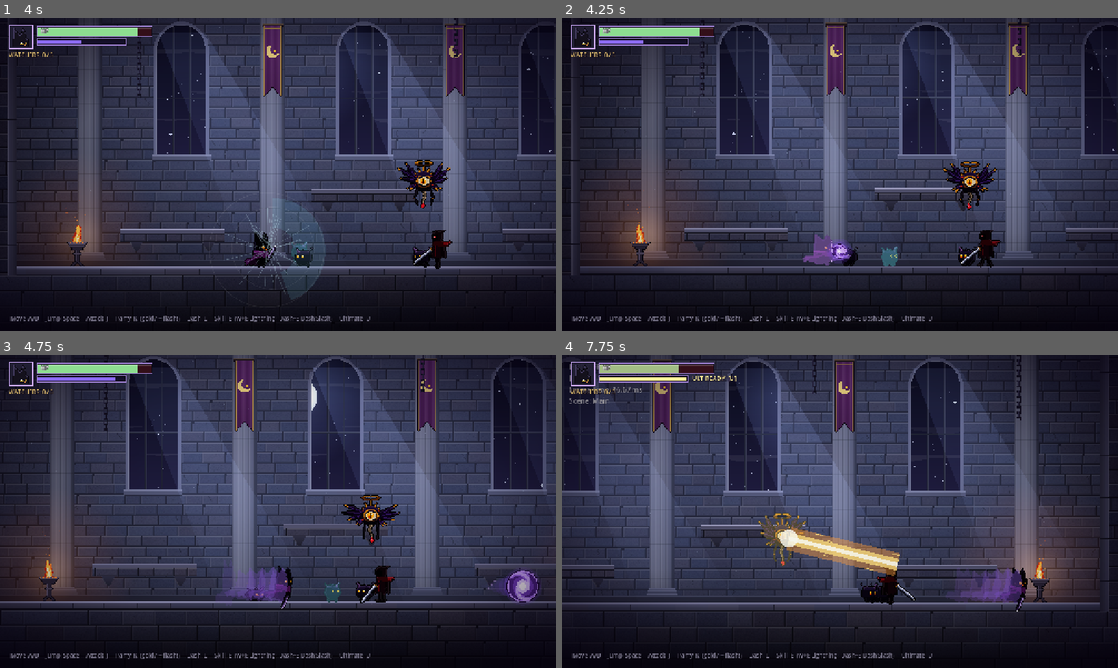
Above: before the commit, frames 1-4 (two rows, left to right).
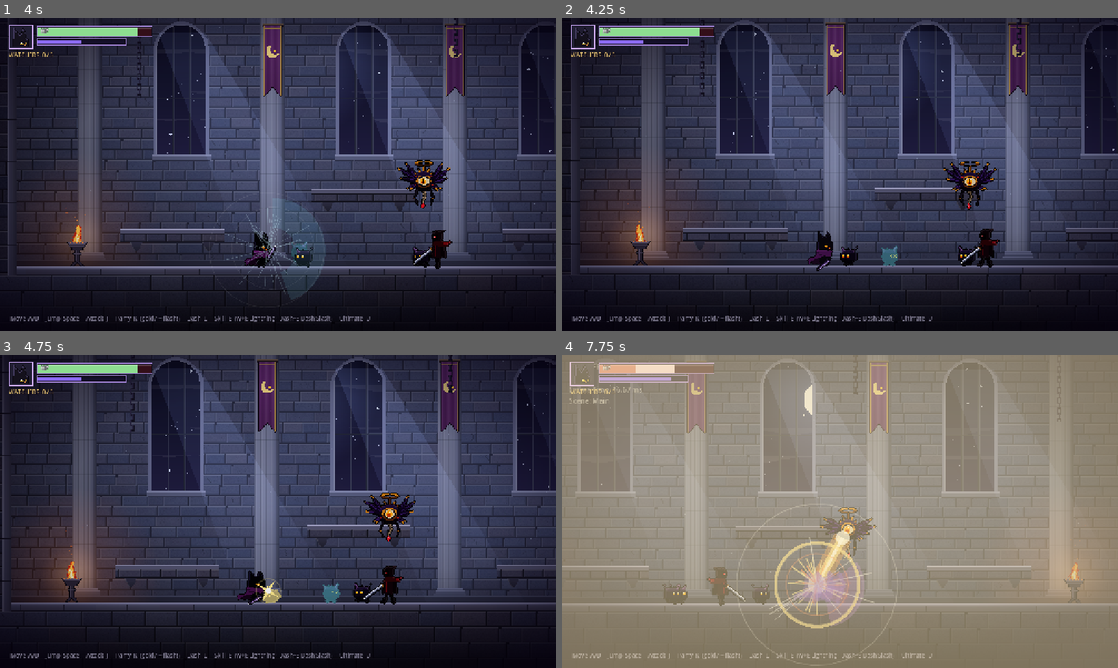
Above: after the commit, the same moments.

Repository: yunjeonghwan01-max/Vibe_voider
Game: Godot game, scene res://app/main.tscn
The game is run twice, just before and just after one commit, with the same random seed, the same clock (stepped at 60 frames per second) and the same inputs. Sound files missing from this copy of the repository are replaced by a short silence.
Inputs (mouse positions are in pixels of both pictures, inside the frame that each line leads up to):
- Up to frame 1 (4 s): tap Enter at 0.5 s; move the mouse to (250, 237) at 0.52 s; hold Up (player_move_up) 0.53-2.03 s; tap L (player_dash) at 0.6, 1.55, 2.85 s; click (250, 237) at 0.67 s; tap Space (player_jump) at 0.77, 1.52, 3.02, 3.77 s; tap K (player_parry) at 0.8, 1.35, 2.3, 3.6 s; move the mouse to (444, 221) at 1.27 s; move the mouse to (111, 127) at 2.02 s; hold Left (player_move_left) 2.03-3.53 s; tap J (player_attack) at 2.1 s; move the mouse to (305, 174) at 2.77 s; click (305, 174) at 2.92 s; move the mouse to (194, 96) at 3.52 s; hold Down (player_move_down) from 3.53 s (still down)
- Up to frame 2 (4.25 s): keep holding Down (player_move_down); tap E (player_skill) at 4.15 s
- Up to frame 3 (4.75 s): move the mouse to (400, 495) at 4.27 s; release Down (player_move_down) at 4.28 s; hold Right (player_move_right) from 4.28 s (still down); tap U (player_ultimate) at 4.35 s; tap Space (player_jump) at 4.52 s; tap L (player_dash) at 4.55 s
- Up to frame 4 (7.75 s): move the mouse to (728, 527) at 5.02 s; release Right (player_move_right) at 5.03 s; hold Up (player_move_up) 5.03-5.78 s; tap 1 at 5.1 s; click (728, 527) at 5.17 s; tap K (player_parry) at 5.3, 6.8 s; move the mouse to (895, 442) at 5.77 s; hold Right (player_move_right) from 5.78 s (still down); tap 9 at 5.85 s; tap Space (player_jump) at 6.02, 6.77, 7.52 s; tap L (player_dash) at 6.05, 7.55 s; move the mouse to (812, 574) at 6.52 s; tap 2 at 6.6 s; move the mouse to (1006, 558) at 7.27 s; tap 0 at 7.35 s; click (1006, 558) at 7.42 s

Frame 1 is identical in both runs. In frame 2, 5.6% of the frame differs, in the area x 0-100%, y 0-93%; in frame 3, 36%; in frame 4, 100%, in the area x 0-100%, y 0-100%.

Commit message:
Add Rising Slash skill (down + skill): crouch, circular sweep, launch upward
Co-Authored-By: Claude Opus 5.5 <noreply@anthropic.com>

Diff:
--- /dev/null
+++ b/actors/player/abilities/rising_slash/rising_slash_ability.gd
@@ -0,0 +1,96 @@
+class_name RisingSlashAbility
+extends Node2D
+
+## 승천 참격 — 아래(S/↓)를 누른 채 E. 자세를 낮춰 잠깐 모았다가, 몸 주위 원을
+## 뒤쪽 아래 → 머리 위 → 앞쪽 아래 (공중이면 → 발밑까지) 한 번에 베고, 그 반동으로 위로 튀어 오른다.
+## 이 노드는 쿨다운, 원형 판정(Hitbox) on/off, 베는 궤적 그리기를 맡는다.
+## 자세(웅크림/체공/튀어오름)는 Player 상태 머신(Action.RISING_SLASH)이 정한다.
+## 튀어 오르는 동안에는 판정이 없다 — 몸으로 적을 쳐도 피해가 없다.
+
+signal hit_landed(hurtbox: HurtboxComponent)
+
+const START_DEG := 135.0                      # 뒤쪽 아래 (오른쪽을 볼 때 기준, 0 = 정면, + = 아래)
+const END_GROUND_DEG := 405.0                 # 머리 위를 지나 앞쪽 아래
+const END_AIR_DEG := 450.0                    # 공중이면 발밑까지
+const FADE_TIME := 0.22
+const COLOR_EDGE := Color(1.0, 0.95, 1.0, 1.0)
+const COLOR_GLOW := Color(0.72, 0.5, 1.0, 1.0)
+
+@export var cooldown: float = 3.0
+@export var damage: int = 20                  # 평타 1타(10)의 2배
+@export var knockback: float = 260.0
+@export var radius: float = 120.0             # 베는 원의 반지름 (판정 = 그리기)
+@export var sweep_time: float = 0.12          # 원을 베는 데 걸리는 시간
+
+@onready var hitbox: HitboxComponent = $Hitbox
+
+var _cd: float = 0.0
+var _dir: float = 1.0
+var _end_deg: float = END_GROUND_DEG
+var _t: float = -1.0                          # 베기 경과 시간 (< 0 = 그리지 않음)
+
+
+func _ready() -> void:
+	(($Hitbox/CollisionShape2D as CollisionShape2D).shape as CircleShape2D).radius = radius
+	hitbox.monitoring = false
+	hitbox.apply_on_contact = true
+	hitbox.hit_landed.connect(hit_landed.emit)
+
+
+func _physics_process(delta: float) -> void:
+	_cd = maxf(_cd - delta, 0.0)
+	if _t >= 0.0:
+		_t += delta
+		if _t >= sweep_time:
+			hitbox.monitoring = false
+		if _t >= sweep_time + FADE_TIME:
+			_t = -1.0
+		queue_redraw()
+
+
+func can_use() -> bool:
+	return _cd <= 0.0
+
+
+## 쿨다운은 시전 순간에 건다 — 웅크리는 동안 맞아서 끊겨도 쿨다운은 돈다.
+func start_cooldown() -> void:
+	_cd = cooldown
+
+
+func sweep(caster: Node2D, dir: float, airborne: bool) -> void:
+	_dir = dir
+	_end_deg = END_AIR_DEG if airborne else END_GROUND_DEG
+	_t = 0.0
+	hitbox.source = caster
+	hitbox.reset_hits()
+	hitbox.damage = damage
+	hitbox.knockback_force = knockback
+	hitbox.knockback_direction = Vector2(dir * 0.5, -1.0).normalized()
+	hitbox.monitoring = true
+	queue_redraw()
+
+
+func cancel() -> void:
+	hitbox.monitoring = false
+
+
+## 검 각도(오른쪽 기준) → 화면 각도. 왼쪽을 보면 좌우를 뒤집는다.
+func _screen_rad(deg: float) -> float:
+	return deg_to_rad(deg if _dir > 0.0 else 180.0 - deg)
+
+
+func _draw() -> void:
+	if _t < 0.0:
+		return
+	var u := clampf(_t / sweep_time, 0.0, 1.0)
+	var head := lerpf(START_DEG, _end_deg, 1.0 - pow(1.0 - u, 2.0))
+	var fade := 1.0 - clampf((_t - sweep_time) / FADE_TIME, 0.0, 1.0)
+	var c := hitbox.position
+	var a0 := _screen_rad(START_DEG)
+	var a1 := _screen_rad(head)
+	# 바깥 광채 → 두꺼운 칼빛 → 가는 흰 날
+	draw_arc(c, radius - 6.0, a0, a1, 40, Color(COLOR_GLOW, 0.25 * fade), 34.0 * fade + 4.0)
+	draw_arc(c, radius - 4.0, a0, a1, 40, Color(COLOR_GLOW, 0.7 * fade), 14.0 * fade + 2.0)
+	draw_arc(c, radius, a0, a1, 40, Color(COLOR_EDGE, fade), 3.0)
+	if u < 1.0:
+		draw_circle(c + Vector2.from_angle(a1) * radius, 9.0, Color(COLOR_EDGE, 0.9))
--- a/actors/player/player.gd
+++ b/actors/player/player.gd
@@ -26,7 +26,7 @@
 signal ultimate_ready_changed(is_ready: bool)
 signal died
 
-enum Action { NONE, ATTACK, PARRY, DASH, SKILL, DASH_SLASH, LIGHTNING, ULTIMATE, HURT, DEAD }
+enum Action { NONE, ATTACK, PARRY, DASH, SKILL, DASH_SLASH, LIGHTNING, RISING_SLASH, ULTIMATE, HURT, DEAD }
 
 # ─────────────────────────── 이동 튜닝 ───────────────────────────
 @export_group("Movement")
@@ -91,6 +91,11 @@
 @export_group("Lightning")
 @export var lightning_recovery: float = 0.2      # 번개가 꽂힌 뒤에도 이만큼 이동 불가 (도달 전에는 공중이면 떠 있다)
 
+@export_group("Rising Slash")
+@export var rising_windup: float = 1.0           # 자세를 낮추고 모으는 시간 (이동 불가, 공중이면 떠 있다)
+@export var rising_launch_velocity: float = -820.0
+@export var rising_bump_fall_speed: float = 320.0  # 튀어 오르다 적 몸에 부딪히면 이 속도로 떨어진다
+
 @export_group("Ultimate")
 @export var ultimate_max: float = 100.0
 @export var ult_charge_on_parry: float = 34.0
@@ -117,6 +122,7 @@
 @onready var void_orb: VoidOrbAbility = $Combat/VoidOrb
 @onready var dash_slash: DashSlashAbility = $Combat/DashSlash
 @onready var lightning: LightningAbility = $Combat/Lightning
+@onready var rising_slash: RisingSlashAbility = $Combat/RisingSlash
 @onready var sfx_swing: Array[AudioStreamPlayer2D] = [
 	$Audio/Swing1 as AudioStreamPlayer2D, $Audio/Swing2 as AudioStreamPlayer2D, $Audio/Swing3 as AudioStreamPlayer2D]
 @onready var sfx_hit: AudioStreamPlayer2D = $Audio/Hit
@@ -165,6 +171,7 @@
 var _dash_slash_window: float = 0.0    # 대시 직후 대시 참격 유예 시간 (남은 초)
 var _dash_start_pos: Vector2 = Vector2.ZERO   # 마지막 대시를 시작한 곳 — 대시 참격이 지나온 길까지 벤다
 var _lightning_struck: bool = false
+var _rising_up: bool = false          # 승천 참격으로 튀어 오르는 중 (적 몸에 부딪히면 떨어진다)
 
 var _iframe_t: float = 0.0            # 피격 무적 남은 시간 (깜빡임 표시용 — 실제 무적은 Hurtbox가 처리)
 var _squash: Vector2 = Vector2.ONE   # 스쿼시&스트레치
@@ -190,6 +197,7 @@
 	void_orb.ready_again.connect(_on_skill_ready)
 	dash_slash.hit_landed.connect(_on_dash_slash_landed)
 	lightning.hit_landed.connect(_on_lightning_hit)
+	rising_slash.hit_landed.connect(_on_lightning_hit)
 
 	attack_hitbox.source = self
 	attack_hitbox.monitoring = false
@@ -242,6 +250,8 @@
 			_process_skill(delta)
 		Action.LIGHTNING:
 			_process_lightning(delta)
+		Action.RISING_SLASH:
+			_process_rising_slash(delta)
 		Action.DASH_SLASH:
 			_process_dash_slash(delta)
 		Action.ULTIMATE:
@@ -272,6 +282,8 @@
 	_dash_cd = maxf(_dash_cd - delta, 0.0)
 	_parry_cd = maxf(_parry_cd - delta, 0.0)
 	_dash_slash_window = maxf(_dash_slash_window - delta, 0.0)
+	if _rising_up and (velocity.y >= 0.0 or is_on_floor()):
+		_rising_up = false
 	if _combo_timer > 0.0:
 		_combo_timer = maxf(_combo_timer - delta, 0.0)
 		if _combo_timer == 0.0:
@@ -297,7 +309,12 @@
 		_start_dash_slash()
 		return
 	# 위(W/↑)를 누른 채 E = 벼락. 쿨다운 중이면 아무것도 나가지 않는다 (장풍으로 새지 않게).
-	if Input.is_action_just_pressed("player_skill") and _up_held():
+	# 아래(S/↓)를 누른 채 E = 승천 참격. 쿨다운 중이면 아무것도 나가지 않는다.
+	if Input.is_action_just_pressed("player_skill") and _down_held():
+		if rising_slash.can_use():
+			_start_rising_slash()
+			return
+	elif Input.is_action_just_pressed("player_skill") and _up_held():
 		if lightning.can_cast():
 			_start_lightning()
 			return
@@ -321,6 +338,10 @@
 
 func _up_held() -> bool:
 	return Input.is_action_pressed("player_move_up")
+
+
+func _down_held() -> bool:
+	return Input.is_action_pressed("player_move_down")
 
 
 func _move_input() -> float:
@@ -646,6 +667,40 @@
 	if _action_time >= lightning.travel_time + lightning_recovery:
 		action = Action.NONE
 		visual.play(&"locomotion")
+
+
+# ─────────────────────────── 스킬: 승천 참격 ───────────────────────────
+## 웅크려 모으는 동안 그 자리에 굳는다 (공중이면 떠 있다). 모으기가 끝나면 원을 한 번에 베고 위로 튀어 오른다.
+## 튀어 오르는 순간부터는 자유 상태라 공중 조작이 된다. 몸통 판정은 없고, 적 몸에 부딪히면 떨어진다.
+func _start_rising_slash() -> void:
+	action = Action.RISING_SLASH
+	_action_time = 0.0
+	rising_slash.start_cooldown()
+	velocity = Vector2.ZERO
+	_set_flash(Color(0.7, 0.5, 1.0), 0.45)
+	visual.play(&"rising_crouch")
+
+
+func _process_rising_slash(delta: float) -> void:
+	_action_time += delta
+	velocity = Vector2.ZERO
+	# 모으는 동안 점점 더 낮게 웅크린다
+	var k := clampf(_action_time / rising_windup, 0.0, 1.0)
+	_squash = Vector2(1.0 + 0.3 * k, 1.0 - 0.3 * k)
+	if _action_time < rising_windup:
+		if Input.is_action_just_pressed("player_parry") and _parry_cd <= 0.0:
+			_start_parry()
+		return
+	var airborne := not is_on_floor()
+	rising_slash.sweep(self, facing, airborne)
+	visual.play(&"rising_sweep_air" if airborne else &"rising_sweep")
+	_sfx(sfx_dash_slash, 0.05)
+	GameFeel.shake(0.25)
+	_squash = Vector2(0.7, 1.35)
+	_set_flash(Color(0.92, 0.82, 1.0), 0.8)
+	velocity = Vector2(0.0, rising_launch_velocity)
+	_rising_up = true
+	action = Action.NONE
 
 
 func _on_lightning_hit(_hurt: HurtboxComponent) -> void:
@@ -1018,6 +1073,8 @@
 	_action_time = 0.0
 	attack_hitbox.monitoring = false
 	dash_slash.set_active(false)
+	rising_slash.cancel()
+	_rising_up = false
 	_cancel_chain()
 	_dash_slash_queued = false
 	trail.visible = false
@@ -1032,7 +1089,11 @@
 	_sfx(sfx_hurt, 0.06)
 	health_changed.emit(health.hp - damage, health.max_hp)
 	velocity.x = knockback.x
-	if is_on_floor():
+	if _rising_up:
+		# 승천 참격으로 튀어 오르다 부딪히면 그대로 떨어진다
+		_rising_up = false
+		velocity.y = rising_bump_fall_speed
+	elif is_on_floor():
 		velocity.y = minf(velocity.y, knockback.y)
 	_set_flash(Color(1.0, 0.35, 0.35), 0.7)
 
@@ -1055,6 +1116,8 @@
 	action = Action.DEAD
 	attack_hitbox.monitoring = false
 	dash_slash.set_active(false)
+	rising_slash.cancel()
+	_rising_up = false
 	_cancel_chain()
 	_dash_slash_queued = false
 	hurtbox.invincible = true
--- a/actors/player/player.tscn
+++ b/actors/player/player.tscn
@@ -18,6 +18,7 @@
 [ext_resource type="PackedScene" path="res://combat/attacks/x_slash/x_slash.tscn" id="13_counter"]
 [ext_resource type="Script" uid="uid://c38qqiperccge" path="res://actors/player/abilities/lightning/lightning_ability.gd" id="14_lightning"]
 [ext_resource type="PackedScene" path="res://actors/player/abilities/lightning/lightning_bolt.tscn" id="15_bolt"]
+[ext_resource type="Script" path="res://actors/player/abilities/rising_slash/rising_slash_ability.gd" id="18_rising"]
 [ext_resource type="PackedScene" path="res://actors/player/abilities/haki/haki_burst.tscn" id="16_haki"]
 [ext_resource type="PackedScene" path="res://actors/player/abilities/moon_slash/moon_slash.tscn" id="17_moon"]
 [ext_resource type="AudioStream" uid="uid://cnlltvsiboews" path="res://assets/temporary/audio/dash.wav" id="a_dash"]
@@ -59,6 +60,9 @@
 [sub_resource type="CircleShape2D" id="Circ_parry"]
 radius = 72.0
 
+[sub_resource type="CircleShape2D" id="Circ_rising"]
+radius = 120.0
+
 [sub_resource type="RectangleShape2D" id="Rect_dash_slash"]
 size = Vector2(260, 50)
 
@@ -166,6 +170,20 @@
 script = ExtResource("14_lightning")
 bolt_scene = ExtResource("15_bolt")
 
+[node name="RisingSlash" type="Node2D" parent="Combat"]
+z_index = 1
+script = ExtResource("18_rising")
+
+[node name="Hitbox" type="Area2D" parent="Combat/RisingSlash"]
+position = Vector2(0, -8)
+collision_layer = 32
+collision_mask = 16
+monitoring = false
+script = ExtResource("5_hit")
+
+[node name="CollisionShape2D" type="CollisionShape2D" parent="Combat/RisingSlash/Hitbox"]
+shape = SubResource("Circ_rising")
+
 [node name="Audio" type="Node2D" parent="." unique_id=1525423985]
 
 [node name="Swing1" type="AudioStreamPlayer2D" parent="Audio" unique_id=1688203788]
--- a/actors/player/player_tuning.cfg
+++ b/actors/player/player_tuning.cfg
@@ -55,6 +55,14 @@
 ult_charge_on_skill_hit=3.0
 haki_ult_gain=50.0
 
+; ── 승천 참격 (아래 + E) ──
+; 자세를 낮추고 모으는 시간 (이동 불가)
+rising_windup=1.0
+; 베고 나서 위로 튀어 오르는 속도
+rising_launch_velocity=-820.0
+; 튀어 오르다 적 몸에 부딪히면 이 속도로 떨어진다
+rising_bump_fall_speed=320.0
+
 ; ── 대시 참격 ──
 ; 대시가 끝난 뒤에도 이 시간 안에 누르면 대시 참격
 dash_slash_grace=0.12
@@ -73,3 +81,11 @@
 ; 번개
 cooldown=2.0
 damage=20
+
+[Combat/RisingSlash]
+; 승천 참격 (아래 + E)
+cooldown=3.0
+damage=20
+knockback=260.0
+; 베는 원의 반지름
+radius=120.0
--- a/actors/player/player_visual.gd
+++ b/actors/player/player_visual.gd
@@ -22,6 +22,9 @@
 	&"cast_up": [[0.0, -30.0], [0.06, -105.0], [0.15, -92.0], [0.35, -86.0]],
 	&"ult_cast": [[0.0, -120.0], [0.12, -178.0], [0.2, 40.0], [0.5, 28.0]],
 	&"dash": [[0.0, 120.0], [0.06, 172.0]],
+	&"rising_crouch": [[0.0, 120.0], [0.15, 140.0]],
+	&"rising_sweep": [[0.0, 135.0], [0.12, 405.0]],
+	&"rising_sweep_air": [[0.0, 135.0], [0.12, 450.0]],
 	&"hurt": [[0.0, 60.0], [0.1, 100.0]],
 	&"dead": [[0.0, 90.0], [0.3, 115.0]],
 }
Not shown, added: actors/player/abilities/rising_slash/rising_slash_ability.gd.uid
